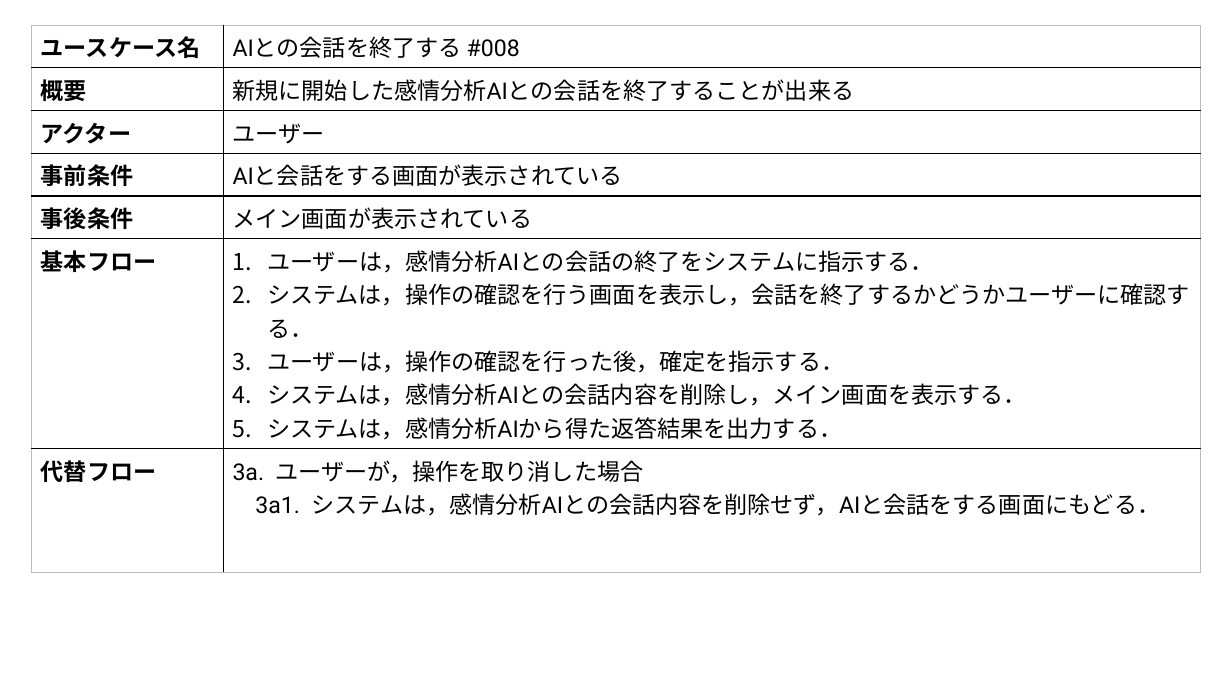
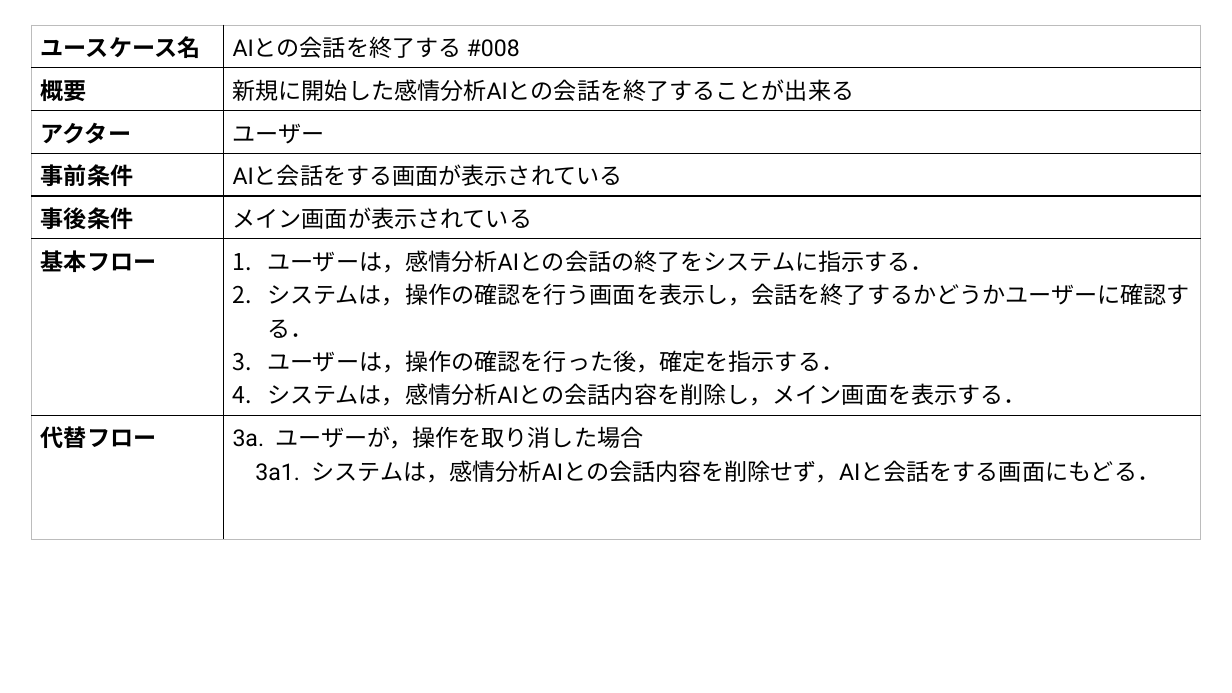
Before and after one commit to ut42univ/EmoDialog, a slide deck: slide 9 of spec/documents/eventFlow.pptx. Drawn at 1232x693 pixels with LibreOffice and Linux fonts; fonts in the diff are those of the drawing. Boxes give left, top, right and bottom in pixels: in the first picture for what was removed or moved away, otherwise in the second. Text is boxed around its words. In the diff, an @@ line names an element or a change of style, - is before the commit and + after.

```diff
--- a/spec/documents/eventFlow.pptx
+++ b/spec/documents/eventFlow.pptx
@@ table at <box>31,25,1200,487</box> @@
-row 6, column 2: ユーザーは，感情分析AIとの会話の終了をシステムに指示する． / システムは，操作の確認を行う画面を表示し，会話を終了するかどうかユーザーに確認する． / ユーザーは，操作の確認を行った後，確定を指示する． / システムは，感情分析AIとの会話内容を削除し，メイン画面を表示する． / システムは，感情分析AIから得た返答結果を出力する．
+row 6, column 2: ユーザーは，感情分析AIとの会話の終了をシステムに指示する． / システムは，操作の確認を行う画面を表示し，会話を終了するかどうかユーザーに確認する． / ユーザーは，操作の確認を行った後，確定を指示する． / システムは，感情分析AIとの会話内容を削除し，メイン画面を表示する．
```
Also in this commit, not shown: 1 other slide changed, 21 other files.
